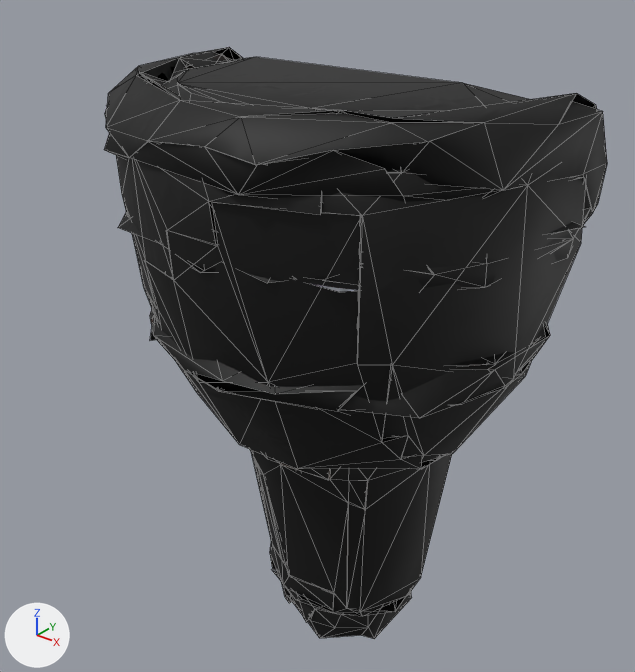
An edit to the glTF model assets/pirates/items/v5/peg_l_male_lo.glb, drawn before and after from the same camera.
Camera for both pictures: a 50 mm camera at (0.328, -0.325, 0.333) aimed at (0.096, -0.035, 0.153). Every picture has the same lights, and +X, +Y and +Z are marked at lower left. The picture after the commit comes second. Mesh edges are drawn as thin lines. Vertices at exactly the same position are counted once.

Objects in the first picture: 'peg_l_v5_male'.
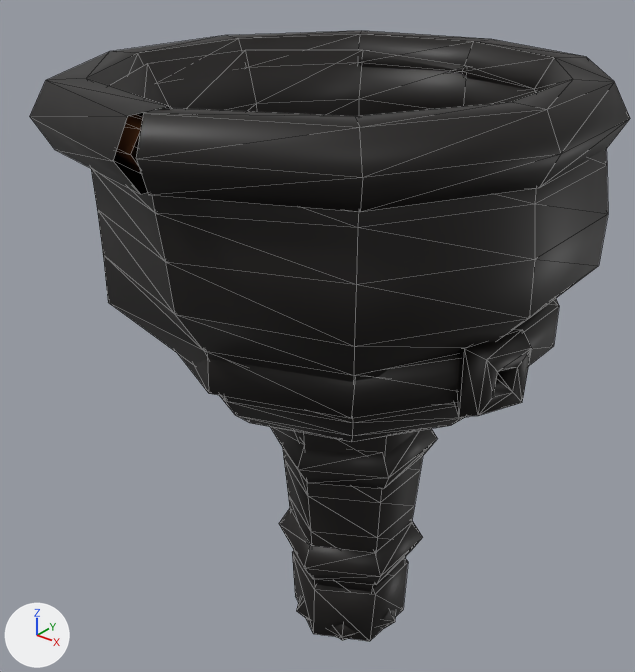
What differs and where, as boxes [x1, y1, x2, y2] in the pictures (635 x 672 px):
'peg_l_v5_male', reshaped (19% wider)
    before: [104, 47, 607, 639]
    after: [30, 31, 630, 641]
part 1 of me_peg_l_hi, rebuilt (not visible afterwards)
    before: [116, 57, 586, 469]
part 2 of me_peg_l_hi, rebuilt (mostly hidden before)
    before: [165, 202, 406, 442]
    after: [91, 50, 608, 441]
part 3 of me_peg_l_hi, rebuilt (19% wider)
    before: [104, 47, 607, 225]
    after: [30, 31, 630, 212]
part 4 of me_peg_l_hi, rebuilt
    before: [150, 273, 550, 418]
    after: [178, 298, 559, 418]
part 5 of me_peg_l_hi, rebuilt (mostly hidden before)
    before: [279, 463, 368, 594]
    after: [283, 431, 423, 592]
part 6 of me_peg_l_hi, rebuilt (not visible afterwards)
    before: [250, 449, 452, 616]
part 7 of me_peg_l_hi, rebuilt
    before: [283, 587, 412, 639]
    after: [292, 551, 408, 641]
part 8 of me_peg_l_hi, rebuilt (not visible before)
    after: [296, 599, 396, 640]
part 9 of me_peg_l_hi, added
    after: [114, 114, 143, 174]
part 10 of me_peg_l_hi, added
    after: [270, 427, 437, 489]
part 11 of me_peg_l_hi, added
    after: [279, 508, 423, 585]
part 12 of me_peg_l_hi, added
    after: [454, 330, 532, 418]
part 13 of me_peg_l_hi, deleted (mostly hidden)
    before: [118, 208, 591, 292]
part 14 of me_peg_l_hi, deleted (mostly hidden)
    before: [145, 54, 266, 165]
part 15 of me_peg_l_hi, deleted (mostly hidden)
    before: [264, 455, 330, 480]

Edits to the bpy script that builds the scene:
```text
Add mat_peg_l_male_lo:
    mat_peg_l_male_lo = bpy.data.materials.new('peg_l_male_lo')
    mat_peg_l_male_lo.use_nodes = True; mat_peg_l_male_lo.node_tree.nodes.clear()
    _N = mat_peg_l_male_lo.node_tree.nodes; _L = mat_peg_l_male_lo.node_tree.links
    n0 = _N.new('ShaderNodeBsdfPrincipled'); n0.name = 'Principled BSDF'
    n1 = _N.new('ShaderNodeOutputMaterial'); n1.name = 'Material Output'
    n2 = _N.new('ShaderNodeVertexColor'); n2.name = 'Color Attribute'
    _L.new(n0.outputs[0], n1.inputs[0])  # 'BSDF' to 'Surface'
    _L.new(n2.outputs[0], n0.inputs[0])  # 'Color' to 'Base Color'
Change me_peg_l_hi:
    remove me_peg_l_hi.from_pydata(...)  # 1876 vertices, 1956 faces; spans x 0.017..0.215, y -0.134..0.065, z 0.0..0.277
    remove me_peg_l_hi.materials.append(mat_item_hi_004)
    add me_peg_l_hi.from_pydata(...)  # 1092 vertices, 2176 faces; spans x 0.0..0.218, y -0.156..0.079, z -0.016..0.277
    me_peg_l_hi part 1: the loose piece of 191 vertices spanning x 0.019..0.209, y -0.131..0.062, z 0.111..0.275 is rebuilt with 252 vertices and now spans x 0.014..0.208, y -0.142..0.068, z 0.142..0.268, in mat_peg_l_male_lo
    me_peg_l_hi part 2: the loose piece of 186 vertices spanning x 0.029..0.201, y -0.121..0.053, z 0.12..0.265 is rebuilt with 252 vertices and now spans x 0.009..0.213, y -0.148..0.074, z 0.137..0.273, in mat_peg_l_male_lo
    me_peg_l_hi part 3: the loose piece of 177 vertices spanning x 0.017..0.211, y -0.134..0.065, z 0.196..0.277 is rebuilt with 66 vertices and now spans x 0.0..0.218, y -0.156..0.079, z 0.251..0.277, in mat_peg_l_male_lo
    me_peg_l_hi part 4: the loose piece of 149 vertices spanning x 0.024..0.204, y -0.128..0.056, z 0.161..0.188 is rebuilt with 42 vertices and now spans x 0.038..0.2, y -0.125..0.054, z 0.168..0.189, in mat_peg_l_male_lo
    me_peg_l_hi part 5: the loose piece of 138 vertices spanning x 0.073..0.158, y -0.078..0.008, z 0.029..0.129 is rebuilt with 44 vertices and now spans x 0.083..0.15, y -0.072..0.004, z 0.007..0.18, in mat_peg_l_male_lo
    me_peg_l_hi part 6: the loose piece of 111 vertices spanning x 0.064..0.166, y -0.085..0.017, z 0.02..0.135 is rebuilt with 44 vertices and now spans x 0.088..0.145, y -0.067..-0.001, z 0.013..0.174, in mat_peg_l_male_lo
    me_peg_l_hi part 7: the loose piece of 63 vertices spanning x 0.081..0.148, y -0.071..0.003, z 0.0..0.037 is rebuilt with 14 vertices and now spans x 0.09..0.143, y -0.064..-0.004, z -0.016..0.051, in mat_peg_l_male_lo
    me_peg_l_hi part 8: the loose piece of 63 vertices spanning x 0.087..0.145, y -0.068..-0.004, z 0.005..0.032 is rebuilt with 32 vertices and now spans x 0.087..0.146, y -0.059..-0.008, z -0.006..0.018, in mat_peg_l_male_lo
    me_peg_l_hi part 9: a new loose piece of 66 vertices spanning x 0.006..0.212, y -0.15..0.073, z 0.257..0.272, in mat_peg_l_male_lo
    me_peg_l_hi part 10: a new loose piece of 36 vertices spanning x 0.081..0.152, y -0.074..0.007, z 0.098..0.118, in mat_peg_l_male_lo
    me_peg_l_hi part 11: a new loose piece of 36 vertices spanning x 0.085..0.148, y -0.071..0.003, z 0.039..0.059, in mat_peg_l_male_lo
    me_peg_l_hi part 12: a new loose piece of 24 vertices spanning x 0.188..0.209, y -0.074..-0.047, z 0.164..0.192, in mat_peg_l_male_lo
    me_peg_l_hi part 13: 33 loose pieces with 451 vertices, spanning x 0.023..0.215, y -0.129..0.061, z 0.033..0.233, are deleted
    me_peg_l_hi part 14: 171 vertices removed from x 0.022..0.207, y -0.128..0.061, z 0.202..0.275
    me_peg_l_hi part 15: 39 vertices removed from x 0.066..0.165, y -0.085..0.017, z 0.115..0.138
    other edits to the shape of me_peg_l_hi do not show in these pictures
    add me_peg_l_hi.materials.append(mat_peg_l_male_lo)
```
